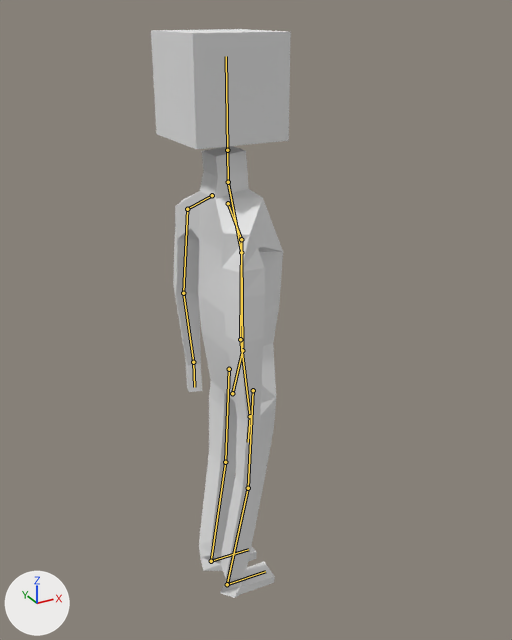
The Blender file Assets/Models/person/person.blend as it was, and as the next commit left it.
The view is the same before and after, from a 50 mm camera at (-5.76, -2.15, 2.74) aimed at (-3.02, 2.83, 0.25). Lighting does not change. The marker at lower left points along +X, +Y and +Z. The bones that bend it are drawn over the model as lines.

Names of what the first picture shows: 'Vert', 'Vert.001'.
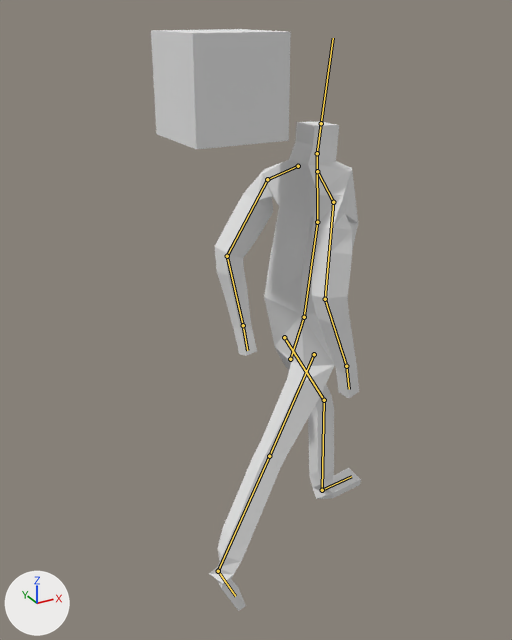
The newer file adds an action. The first version stands in its rest pose; the second is drawn at frame 55 of the action 'Walk_nowave'.

Boxes (x1, y1, x2, y2) around the edits, measured in the pictures (512 x 640 px):
'Vert', posed (38% wider, 8% taller): before (173, 146, 283, 598); after (209, 121, 361, 611)
bone 'Pelvis', root to tip: before (232, 393) to (242, 350); after (290, 359) to (304, 317)
bone 'LowerTorso', root to tip: before (242, 350) to (241, 252); after (304, 317) to (317, 222)
bone 'L.Foot', root to tip: before (211, 561) to (248, 549); after (322, 490) to (351, 476)
bone 'R.Foot', root to tip: before (227, 584) to (265, 571); after (218, 571) to (235, 596)

The change in detail:
Bone 'Pelvis.001' (bone_pelvis_001) moves from (0.0, 0.0, 0.0) to (0.0, -2.143, 0.0).
Bone 'L.FootControl' (bone_l_footcontrol) moves from (0.0, 0.0, 0.0) to (0.162, -3.535, 0.229).
Bone 'R.FootControl' (bone_r_footcontrol) moves from (0.0, 0.0, 0.0) to (-0.286, -1.902, 0.456).
Bone 'L.HandControl' (bone_l_handcontrol) moves from (0.0, 0.0, 0.0) to (0.0, 2.651, 0.254).
Bone 'R.HandControl' (bone_r_handcontrol) moves from (0.0, 0.0, 0.0) to (-0.012, 3.062, 0.209).
Bone 'Pelvis' (bone_pelvis) moves from (0.0, 0.0, 0.0) to (2.682, 0.806, -0.122).
Bone 'Pelvis' (bone_pelvis) turns from (0, 0, 0) to (-2, 5, -6) degrees about its own x, y and z.
Bone 'LowerTorso' (bone_lowertorso) turns from (0, 0, 0) to (1, -2, -2) degrees about its own x, y and z.
Bone 'L.Foot' (bone_l_foot) moves from (0.0, 0.0, 0.0) to (0.001, -0.158, 0.08).
Bone 'L.Foot' (bone_l_foot) turns from (0, 0, 0) to (6, 13, 6) degrees about its own x, y and z.
Bone 'R.Foot' (bone_r_foot) moves from (0.0, 0.0, 0.0) to (-0.448, 0.214, 0.484).
Bone 'R.Foot' (bone_r_foot) turns from (0, 0, 0) to (-61, 5, -5) degrees about its own x, y and z.
Bone 'R.Elbow' (bone_r_elbow) moves from (0.0, 0.0, 0.0) to (-1.396, -0.225, 0.0).
Bone 'L.Knee' (bone_l_knee) moves from (0.0, 0.0, 0.0) to (-0.044, 3.668, 0.039).
Bone 'R.Knee' (bone_r_knee) moves from (0.0, 0.0, 0.0) to (0.118, 2.628, 0.117).
